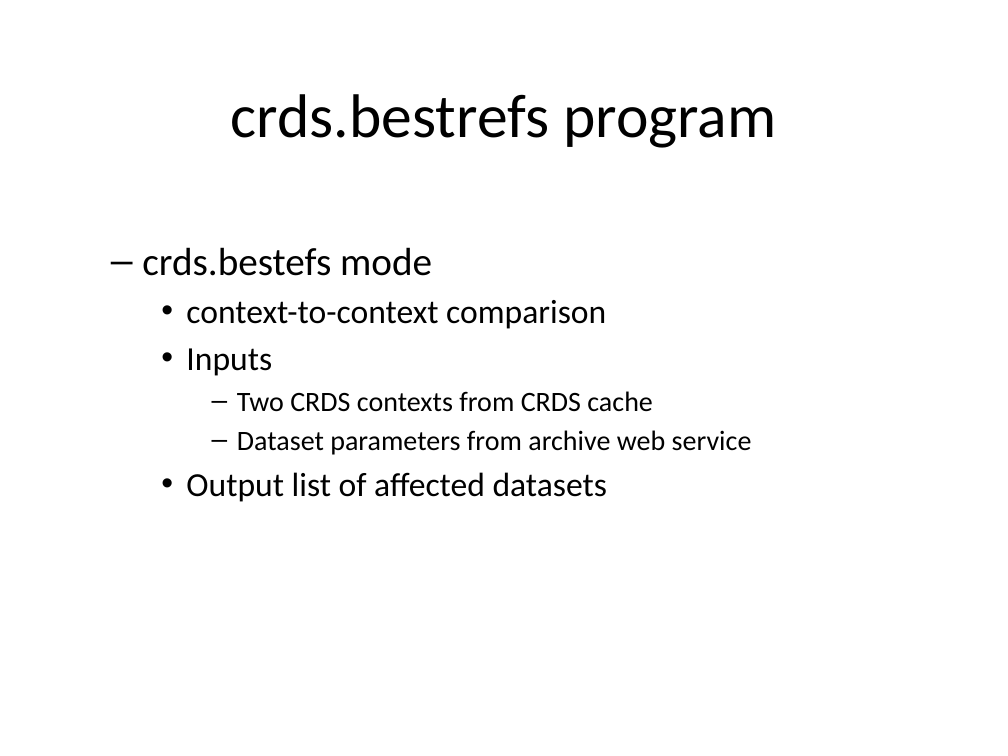
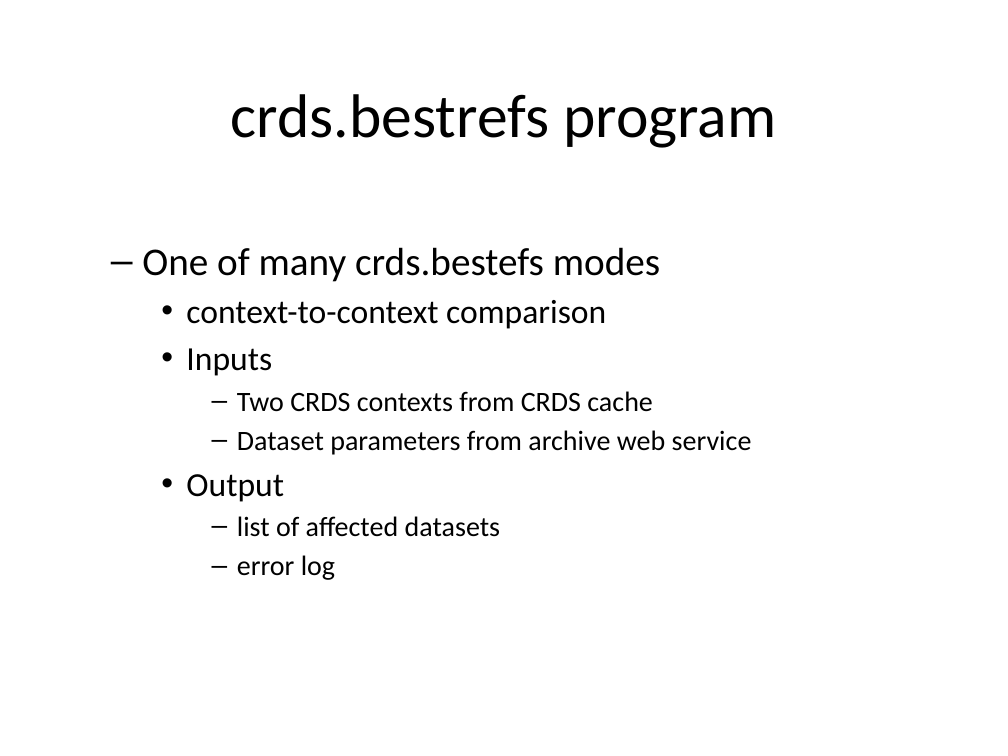
Before and after one commit to spacetelescope/crds, a slide deck: slide 4 of docs/Affected_Datasets_Demo.pptx (slide 3 before the commit). Drawn at 1008x756 pixels with LibreOffice and Linux fonts; fonts in the diff are those of the drawing. Boxes give left, top, right and bottom in pixels: in the first picture for what was removed or moved away, otherwise in the second. Text is boxed around its words. In the diff, an @@ line names an element or a change of style, - is before the commit and + after.

Commit message:
Added affected datasets demo .pptx, demo pics

```diff
--- a/docs/Affected_Datasets_Demo.pptx
+++ b/docs/Affected_Datasets_Demo.pptx
@@ text at bbox=[142, 247, 660, 282]: text changed @@
-  – crds.bestefs mode
+  – One of many crds.bestefs modes
@@ text at bbox=[186, 474, 501, 580]: text changed; size 24 to 20 pt @@
-    • Output list of affected datasets
+    • Output
+      – list of affected datasets
+      – error log
```
Also in this commit, not shown: 3 other slides changed, 3 slides added, 3 other files.
